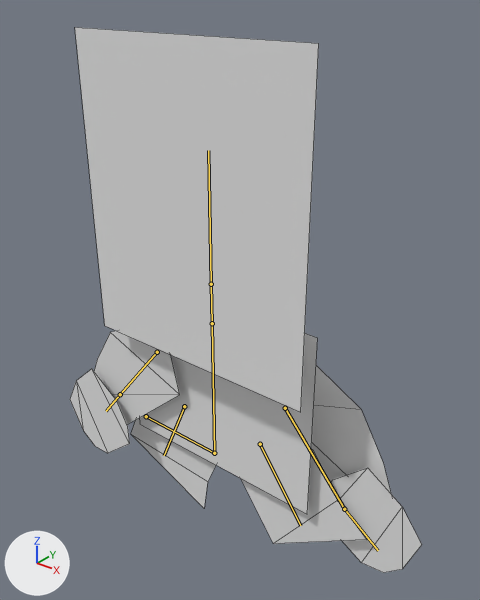
What one commit did to the Blender file Athene/Blender/Player/Animations.blend.
Both versions are drawn from a 50 mm lens placed at (3.61, -4.1, 5.2), pointed at (0.19, 0.17, 2.56). Every picture has the same lights, and +X, +Y and +Z are marked at lower left. The bones that bend it are drawn over the model as lines. Mesh edges are drawn as thin lines.

Objects in the first picture: 'Character'.
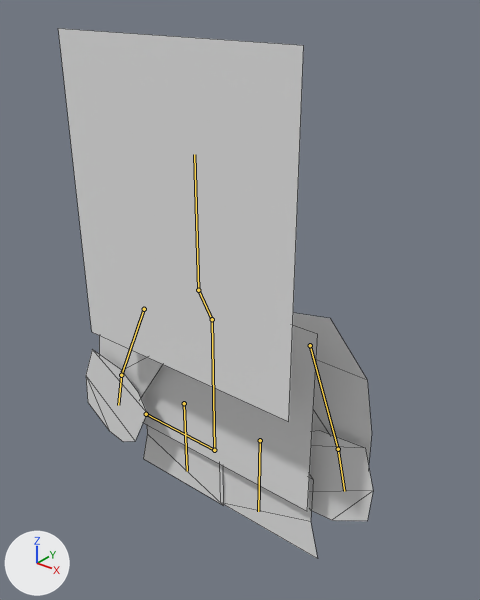
The newer file adds an action. The first version stands in its rest pose; the second is drawn at frame 30 of the action 'Idle'.

Patch to the scene script:
```diff
--- a/Athene/Blender/Player/Animations.blend.py
+++ b/Athene/Blender/Player/Animations.blend.py
@@ bone_control @@
 bone_control = bpy.data.objects['Armature'].pose.bones['control']
-bone_control.location = (-0.12, 0.0, 0.0)
+bone_control.location = (-0.158, 0.0, 0.0)
@@ bone_neck @@
 bone_neck = bpy.data.objects['Armature'].pose.bones['neck']  # child of 'body'
-bone_neck.rotation_quaternion = (1.0, 0.0, 0.0, 0.0)  # degrees (0, 0, 0)
+bone_neck.rotation_quaternion = (0.976, 0.216, 0.0, 0.0)  # degrees (25, 0, 0)
@@ bone_leg_r @@
 bone_leg_r = bpy.data.objects['Armature'].pose.bones['leg.R']  # child of 'body'
-bone_leg_r.rotation_quaternion = (0.954, 0.0, 0.0, 0.299)  # degrees (0, 0, 35)
+bone_leg_r.rotation_quaternion = (1.0, 0.0, 0.0, 0.0)  # degrees (0, 0, 0)
@@ bone_leg_l @@
 bone_leg_l = bpy.data.objects['Armature'].pose.bones['leg.L']  # child of 'body'
-bone_leg_l.rotation_quaternion = (0.98, 0.0, 0.0, -0.2)  # degrees (0, 0, -23)
+bone_leg_l.rotation_quaternion = (0.0, 0.0, 1.0, 0.0)  # degrees (0, -180, 0)
@@ bone_arm_l @@
 bone_arm_l = bpy.data.objects['Armature'].pose.bones['arm.L']  # child of 'body'
-bone_arm_l.location = (-0.468, 0.125, 0.0)
-bone_arm_l.rotation_quaternion = (0.966, 0.0, 0.0, 0.259)  # degrees (0, 0, 30)
+bone_arm_l.location = (0.0, 0.0, 0.0)
+bone_arm_l.rotation_quaternion = (0.924, 0.0, 0.0, 0.383)  # degrees (0, 0, 45)
@@ bone_hand_l @@
 bone_hand_l = bpy.data.objects['Armature'].pose.bones['hand.L']  # child of 'arm.L'
-bone_hand_l.rotation_quaternion = (0.999, 0.044, 0.0, 0.0)  # degrees (5, 0, 0)
+bone_hand_l.rotation_quaternion = (0.999, -0.044, 0.0, 0.0)  # degrees (-5, 0, 0)
@@ bone_arm_r @@
 bone_arm_r = bpy.data.objects['Armature'].pose.bones['arm.R']  # child of 'body'
-bone_arm_r.location = (0.455, 0.166, 0.0)
-bone_arm_r.rotation_quaternion = (0.976, 0.0, 0.0, -0.216)  # degrees (0, 0, -25)
+bone_arm_r.location = (0.0, 0.0, 0.0)
+bone_arm_r.rotation_quaternion = (0.924, 0.0, 0.0, -0.383)  # degrees (0, 0, -45)
@@ bone_hand_r @@
 bone_hand_r = bpy.data.objects['Armature'].pose.bones['hand.R']  # child of 'arm.R'
-bone_hand_r.rotation_quaternion = (0.991, 0.131, 0.0, 0.0)  # degrees (15, 0, 0)
+bone_hand_r.rotation_quaternion = (0.999, -0.044, 0.0, 0.0)  # degrees (-5, 0, 0)
```

Pixel boxes (x1, y1, x2, y2) of what changed, in the pictures (480 x 600 px):
'Character', posed (10% narrower): before (70, 27, 422, 573); after (58, 28, 373, 558)
bone 'control', root to tip: before (146, 416) to (214, 453); after (146, 414) to (214, 450)
bone 'neck', root to tip: before (212, 323) to (211, 284); after (212, 319) to (198, 290)
bone 'leg.R', root to tip: before (260, 444) to (300, 525); after (260, 440) to (258, 511)
bone 'leg.L', root to tip: before (184, 406) to (164, 455); after (184, 403) to (187, 471)
bone 'arm.L', root to tip: before (157, 352) to (120, 394); after (144, 309) to (121, 375)
bone 'hand.L', root to tip: before (120, 394) to (106, 411); after (121, 375) to (118, 405)
bone 'arm.R', root to tip: before (285, 408) to (344, 509); after (310, 345) to (338, 449)
bone 'hand.R', root to tip: before (344, 509) to (378, 550); after (338, 449) to (344, 491)
